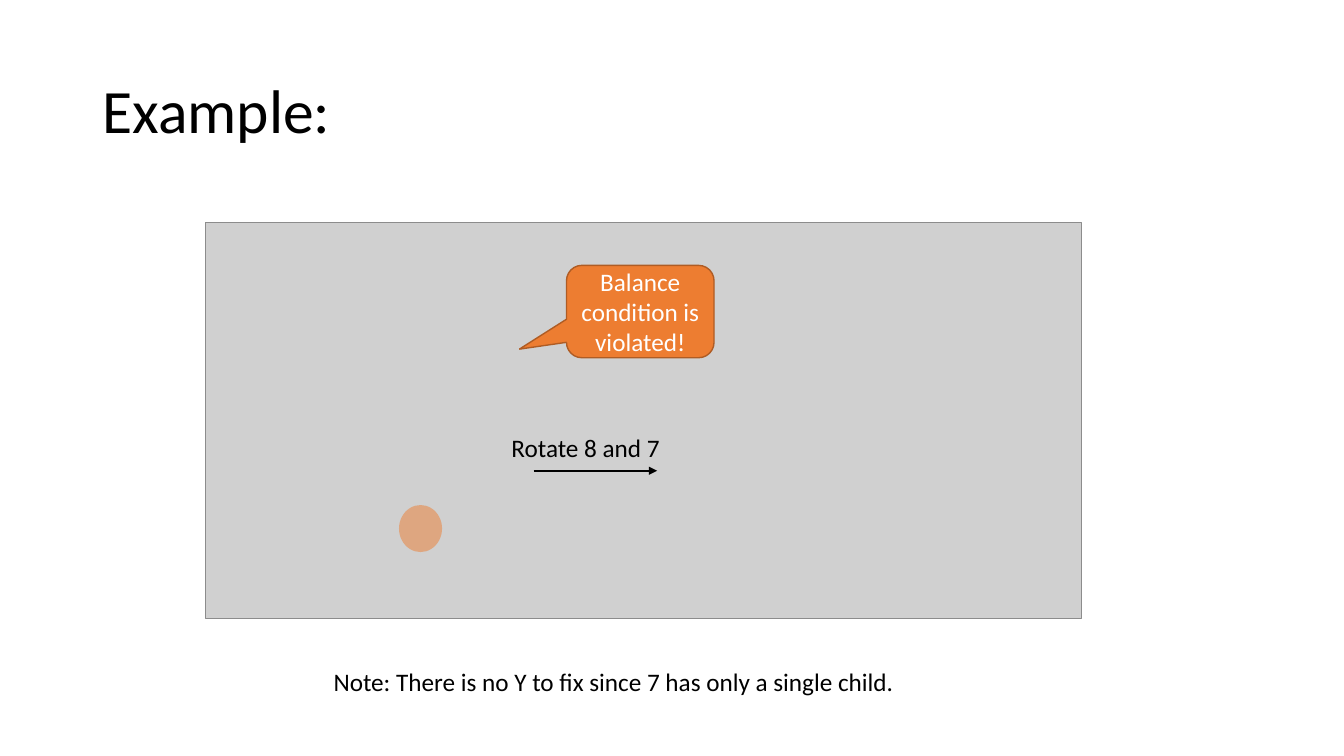
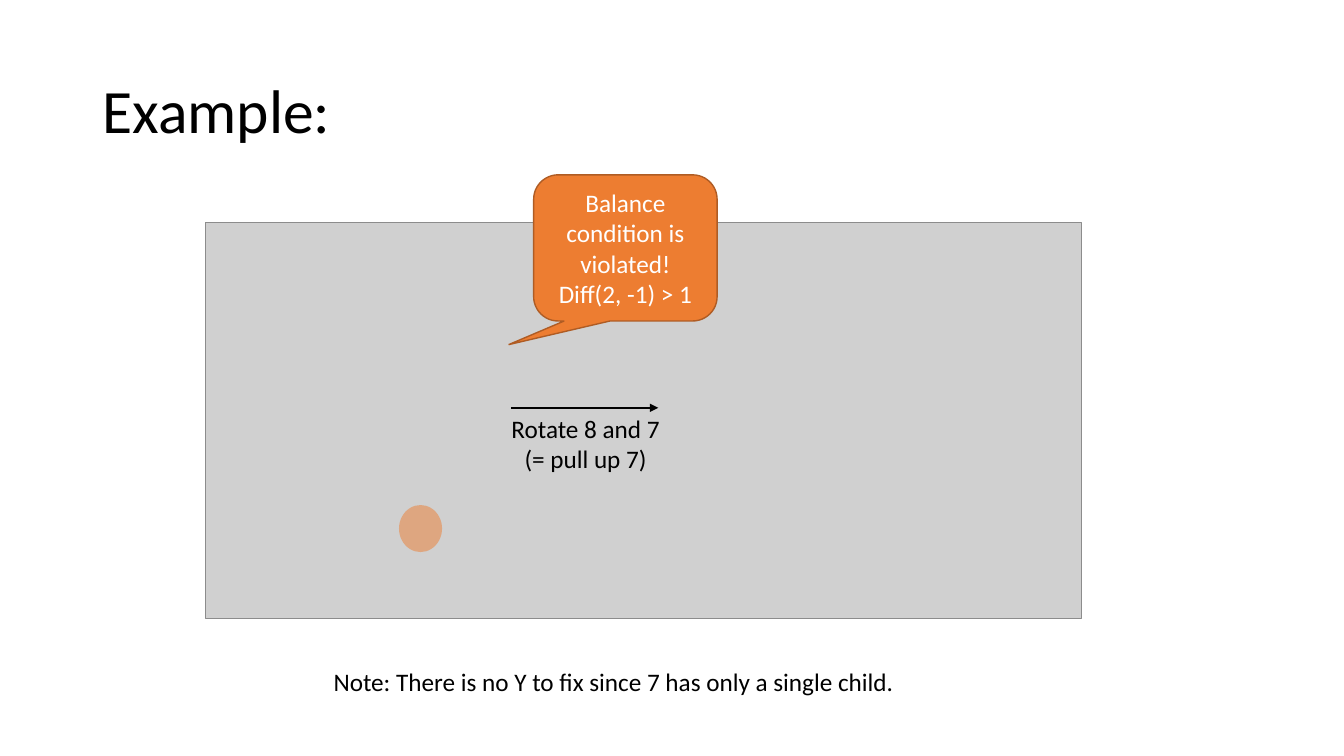
Before and after one commit to mhahsler/CS2341, a slide deck: slide 6 of Chapter4_Trees/slides/AVL_trees.pptx. Drawn at 1344x756 pixels with LibreOffice and Linux fonts; fonts in the diff are those of the drawing; grey boxes stand for pictures. Boxes give left, top, right and bottom in pixels: in the first picture for what was removed or moved away, otherwise in the second. Text is boxed around its words. In the diff, an @@ line names an element or a change of style, - is before the commit and + after.

```diff
--- a/Chapter4_Trees/slides/AVL_trees.pptx
+++ b/Chapter4_Trees/slides/AVL_trees.pptx
@@ rounded speech box "Balance condition is violated!": place and size @@
-rounded speech box "Balance condition is violated!" at <box>567,265,714,358</box>
+rounded speech box "Balance condition is violated!" at <box>533,174,717,321</box>
@@ rounded speech box "Balance condition is violated!" at <box>533,174,717,321</box>: proportions changed @@
@@ text in rounded speech box at <box>559,285,692,307</box>: paragraph added @@
+Diff(2, -1) > 1
@@ text "Rotate 8 and 7": place and size @@
-text "Rotate 8 and 7" at <box>511,439,660,457</box>
+text "Rotate 8 and 7" at <box>511,420,660,472</box>
@@ arrow moved from (533, 471) - (657, 471) to (511, 408) - (658, 408) @@
@@ text at <box>550,450,646,472</box>: paragraph added @@
+(= pull up 7)
```
Also in this commit, not shown: 7 other slides changed, 1 other file.
